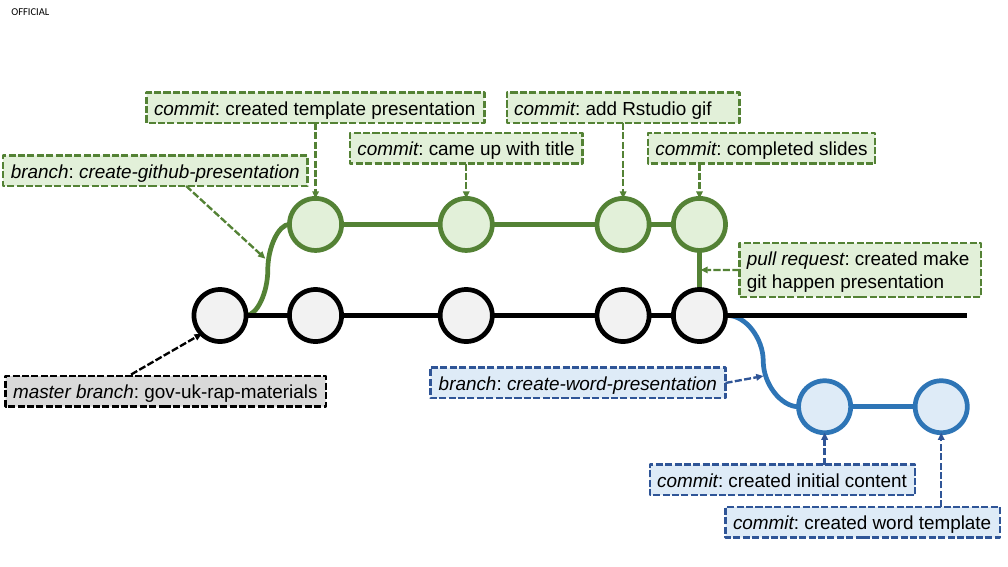
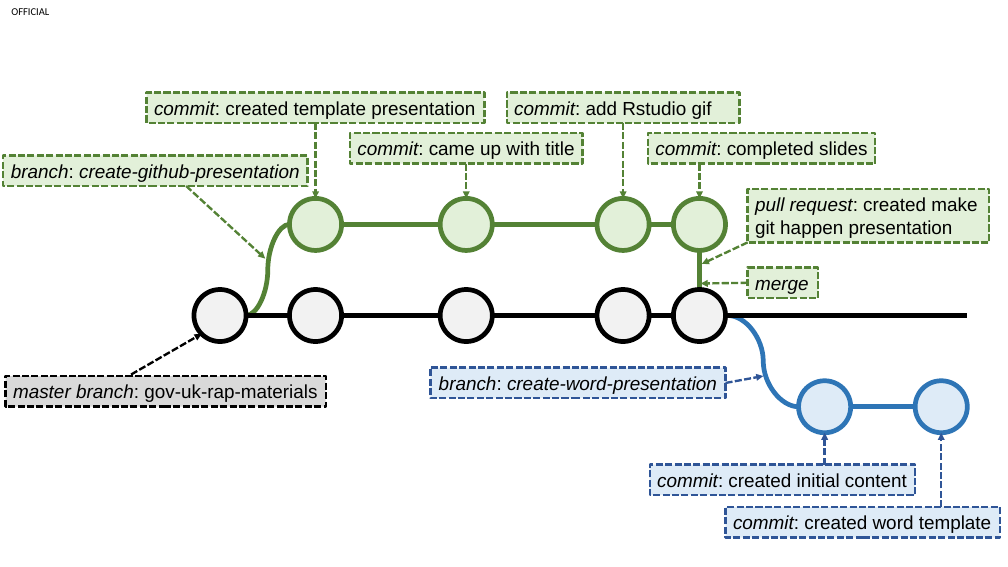
Before and after one commit to datasciencecampus/gov-uk-rap-materials, a slide deck: slide 13 of images/WorkingWithGit/PerfectGitWorking.pptx. Drawn at 1008x567 pixels with LibreOffice and Linux fonts; fonts in the diff are those of the drawing. Boxes give left, top, right and bottom in pixels: in the first picture for what was removed or moved away, otherwise in the second. Text is boxed around its words. In the diff, an @@ line names an element or a change of style, - is before the commit and + after.

```diff
--- a/images/WorkingWithGit/PerfectGitWorking.pptx
+++ b/images/WorkingWithGit/PerfectGitWorking.pptx
@@ rectangle "pull request: created make git ...": place and size @@
-rectangle "pull request: created make git ..." at [740,243,982,297]
+rectangle "pull request: created make git ..." at [748,189,990,243]
@@ arrow added from (748, 243) to (702, 264), #548235 2.25 pt dashed @@
@@ rectangle added at [748,268,819,298], fill #E2F0D9, outline #548235 2.25 pt dashed, 18 pt, text #000000, italic @@
+merge
@@ arrow moved from (740, 270) - (701, 270) to (748, 283) - (701, 284) @@
```
Also in this commit, not shown: 4 other slides changed, 9 other files.
